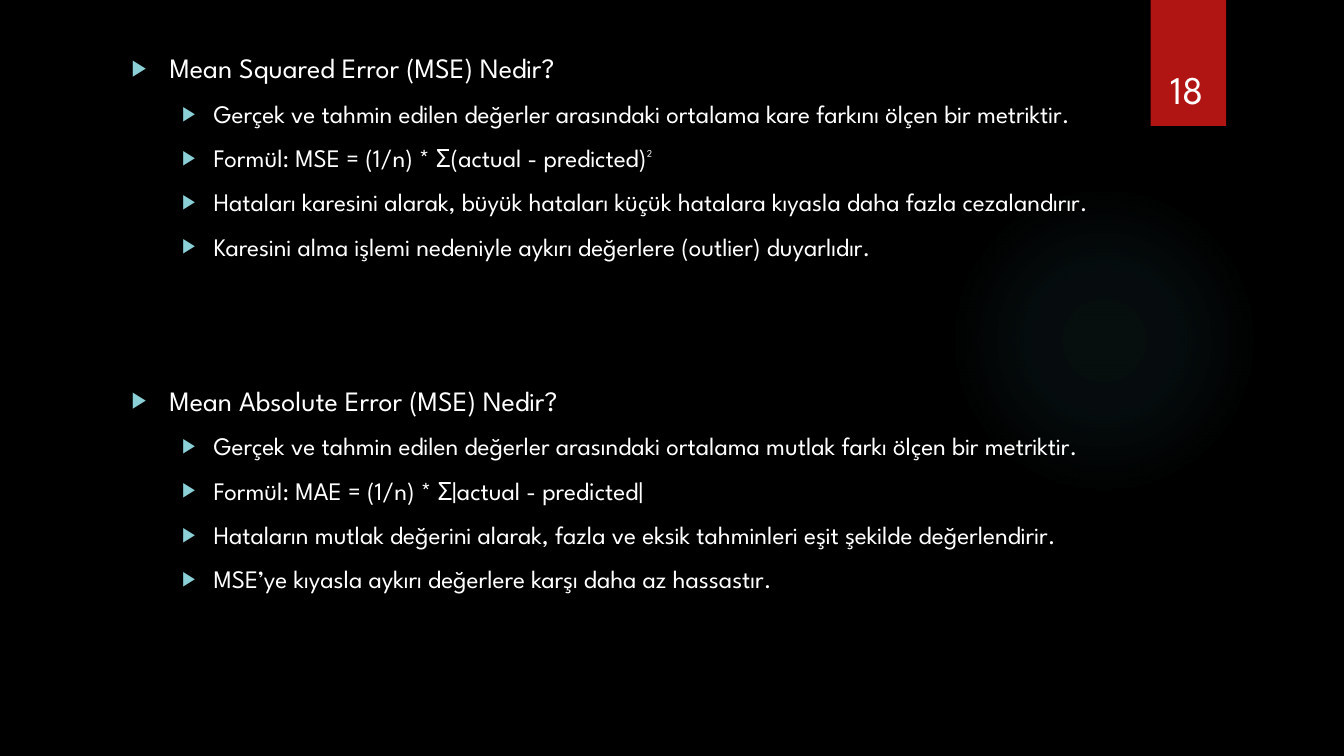
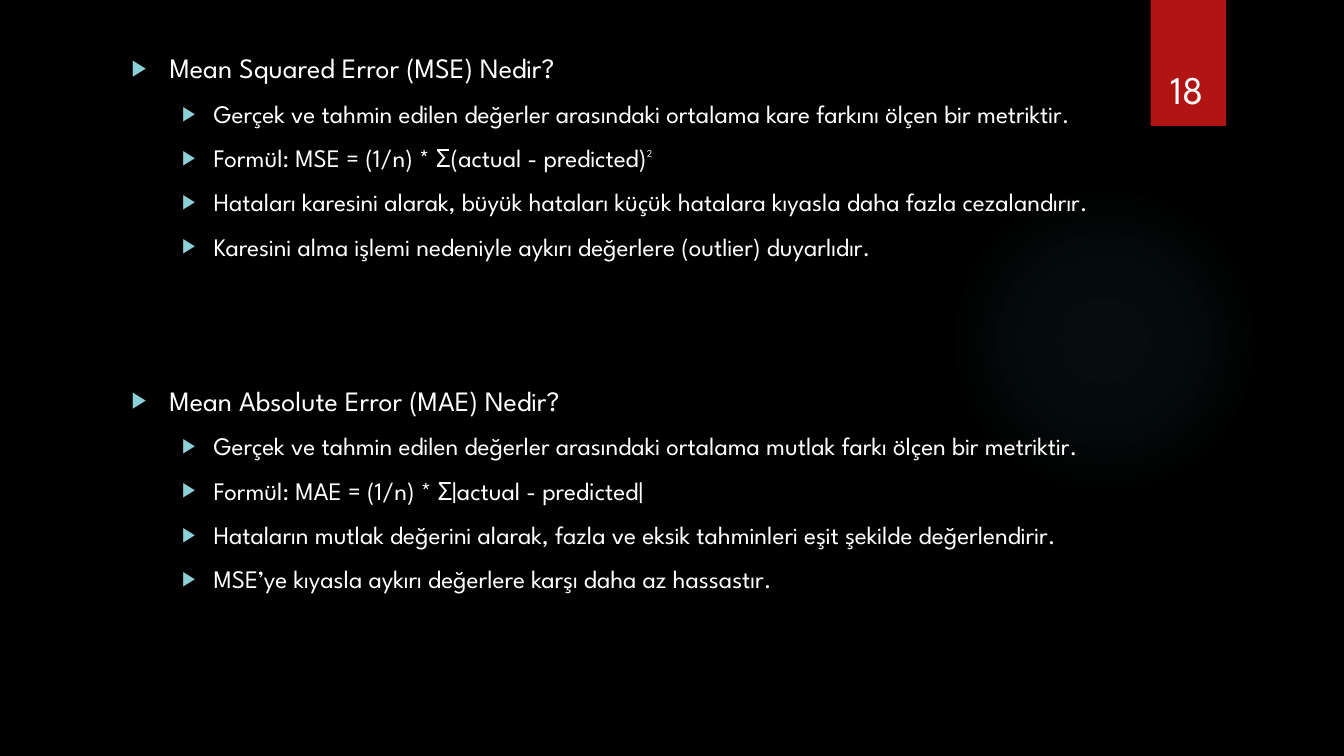
Before and after one commit to berkePagnikli/Kadifeteks-AI-ML-Course, a slide deck: slide 18 of Day3 - MLIntro - DataAnalysis/day3.pptx. Drawn at 1344x756 pixels with LibreOffice and Linux fonts; fonts in the diff are those of the drawing; background and template pictures are left out. Boxes give left, top, right and bottom in pixels: in the first picture for what was removed or moved away, otherwise in the second. Text is boxed around its words. In the diff, an @@ line names an element or a change of style, - is before the commit and + after.

```diff
--- a/Day3 - MLIntro - DataAnalysis/day3.pptx
+++ b/Day3 - MLIntro - DataAnalysis/day3.pptx
@@ text at box(169, 391, 559, 417): text changed @@
-▶ Mean Absolute Error (MSE) Nedir?
+▶ Mean Absolute Error (MAE) Nedir?
```
Also in this commit, not shown: 1 other slide changed.
